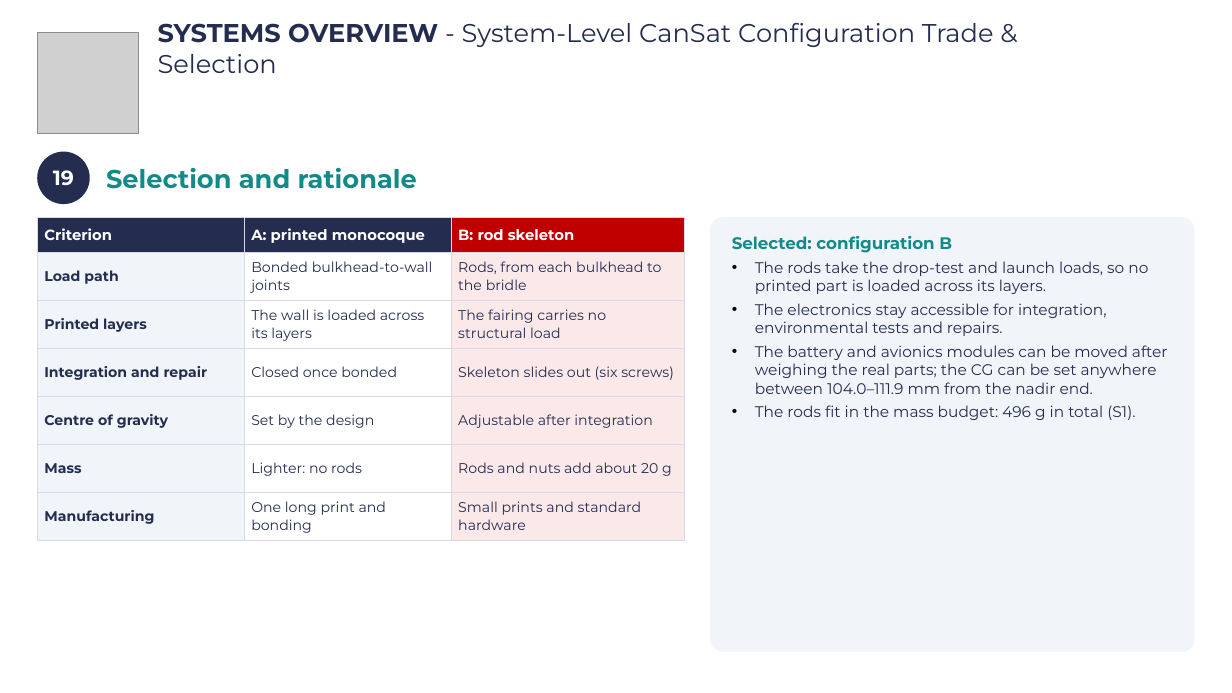
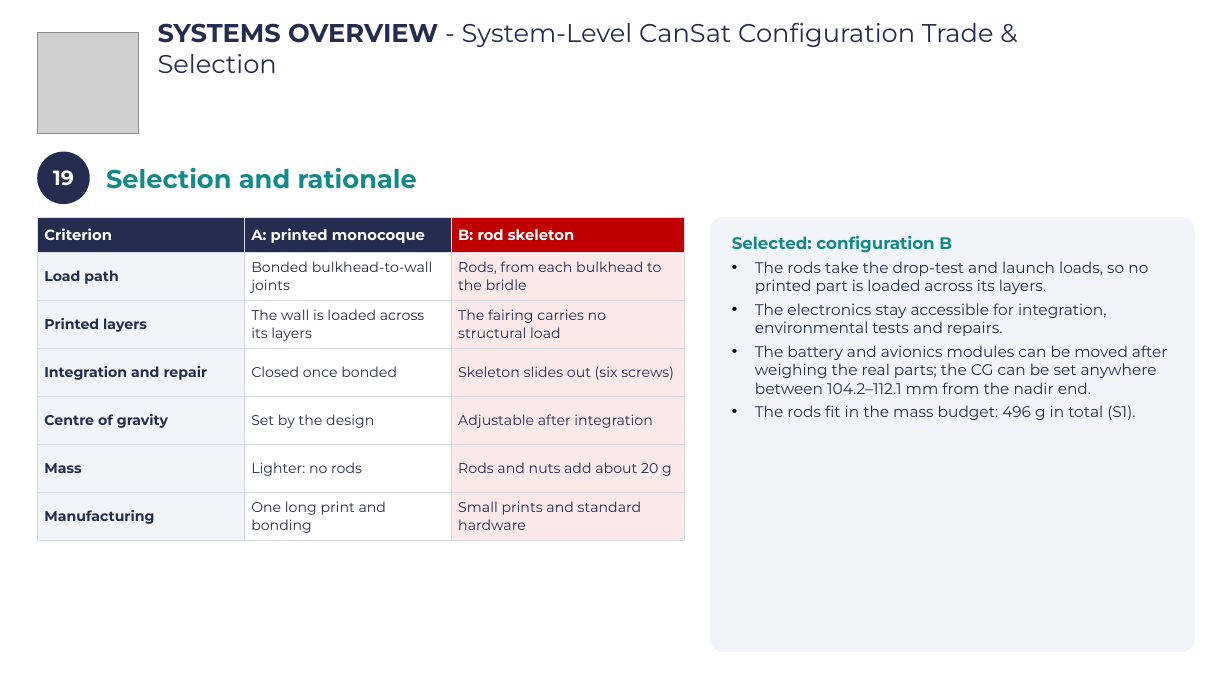
Before and after one commit to Caetano18/proyecto, a slide deck: slide 22 of cansat_pdr/laminas_plantilla/CanSat_PDR_Hermes_V2.pptx. Drawn at 1232x693 pixels with LibreOffice and Linux fonts; fonts in the diff are those of the drawing; grey boxes stand for pictures; background and template pictures are left out. Boxes give left, top, right and bottom in pixels: in the first picture for what was removed or moved away, otherwise in the second. Text is boxed around its words. In the diff, an @@ line names an element or a change of style, - is before the commit and + after.

```diff
--- a/cansat_pdr/laminas_plantilla/CanSat_PDR_Hermes_V2.pptx
+++ b/cansat_pdr/laminas_plantilla/CanSat_PDR_Hermes_V2.pptx
@@ text in rounded rectangle at <box>755,345,1168,394</box>: text changed @@
-• The battery and avionics modules can be moved after weighing the real parts; the CG can be set anywhere between 104.0–111.9 mm from the nadir end.
+• The battery and avionics modules can be moved after weighing the real parts; the CG can be set anywhere between 104.2–112.1 mm from the nadir end.
```
Also in this commit, not shown: 12 other slides changed, 33 other files.
